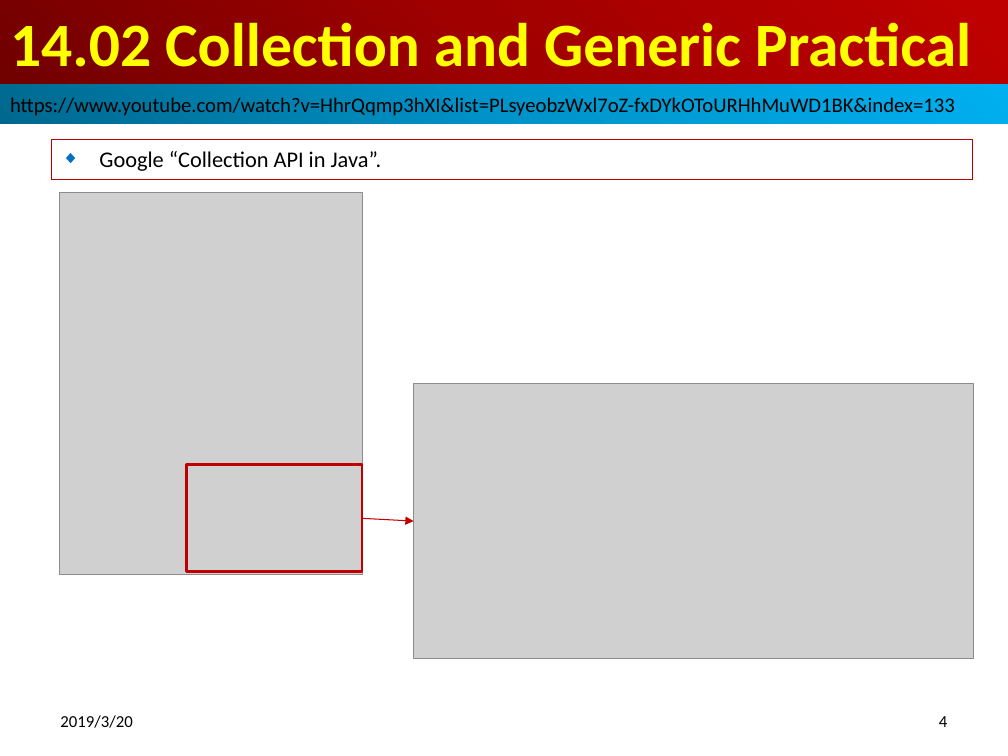
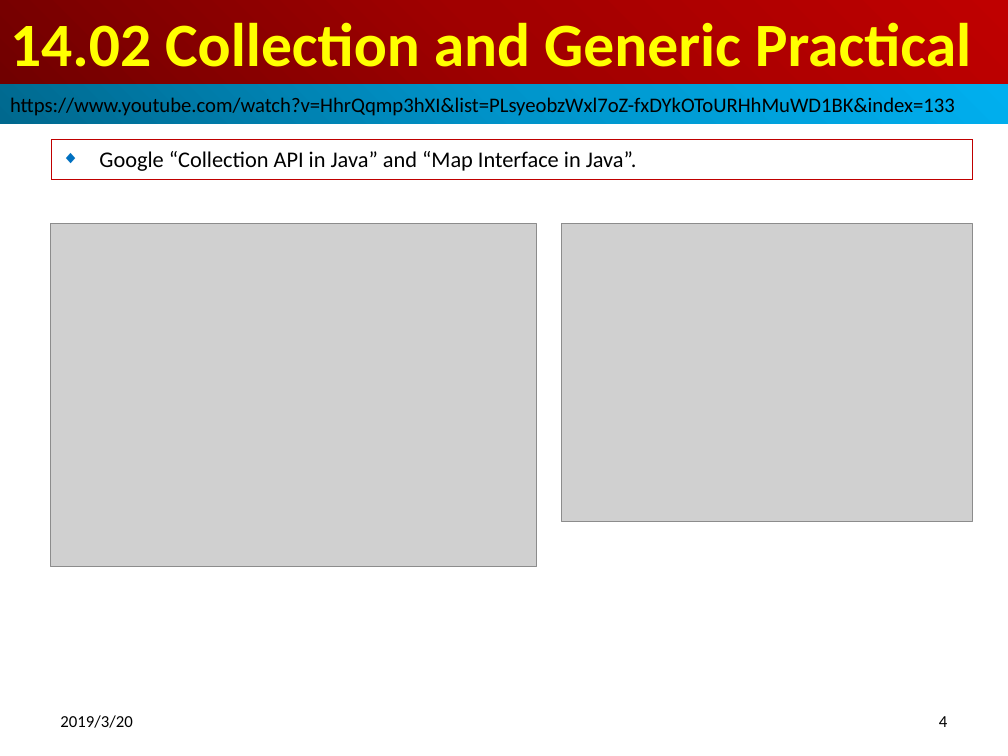
Before and after one commit to peterhchen/100-Java-Topic, a slide deck: slide 4 of 14_01_13_CollectionGeneric/ch1402_CollectionGenericPractical/1402_CollectionGenericPractical.pptx. Drawn at 1008x756 pixels with LibreOffice and Linux fonts; fonts in the diff are those of the drawing; grey boxes stand for pictures. Boxes give left, top, right and bottom in pixels: in the first picture for what was removed or moved away, otherwise in the second. Text is boxed around its words. In the diff, an @@ line names an element or a change of style, - is before the commit and + after.

Commit message:
Collection and Map interface

```diff
--- a/14_01_13_CollectionGeneric/ch1402_CollectionGenericPractical/1402_CollectionGenericPractical.pptx
+++ b/14_01_13_CollectionGeneric/ch1402_CollectionGenericPractical/1402_CollectionGenericPractical.pptx
@@ subtitle at <box>99,151,637,171</box>: text changed @@
-◆ Google “Collection API in Java”.
+◆ Google “Collection API in Java” and “Map Interface in Java”.
@@ picture: place and size @@
-picture at <box>59,193,362,574</box>
+picture at <box>50,224,537,566</box>
@@ picture added at <box>561,224,973,521</box> @@
@@ picture removed at <box>413,384,973,659</box> @@
@@ rectangle removed at <box>186,465,362,572</box> @@
@@ arrow removed from (362, 518) to (413, 521) @@
```
Also in this commit, not shown: 1 slide removed.
